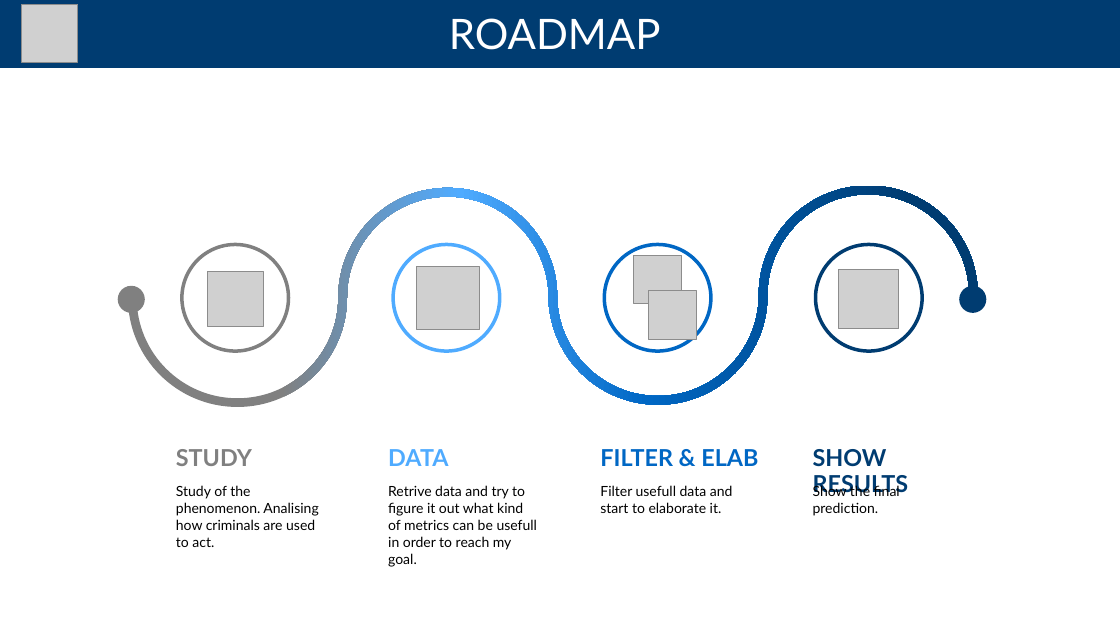
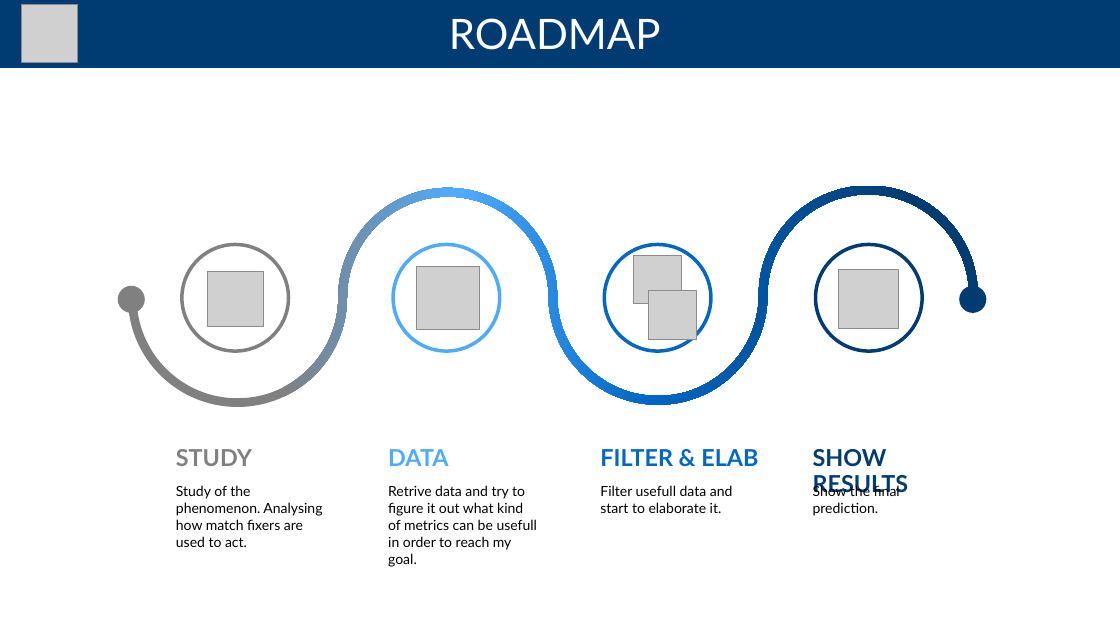
Before and after one commit to andreaTufo/FootballBettingDetectionSystem, a slide deck: slide 2 of presentation/presentation.pptx. Drawn at 1120x630 pixels with LibreOffice and Linux fonts; fonts in the diff are those of the drawing; grey boxes stand for pictures. Boxes give left, top, right and bottom in pixels: in the first picture for what was removed or moved away, otherwise in the second. Text is boxed around its words. In the diff, an @@ line names an element or a change of style, - is before the commit and + after.

```diff
--- a/presentation/presentation.pptx
+++ b/presentation/presentation.pptx
@@ text at (x1=176, y1=485, x2=322, y2=547): text changed @@
-Study of the phenomenon. Analising how criminals are used to act.
+Study of the phenomenon. Analysing how match fixers are used to act.
```
Also in this commit, not shown: 8 other slides changed, 5 slides added, 3 slides removed.
